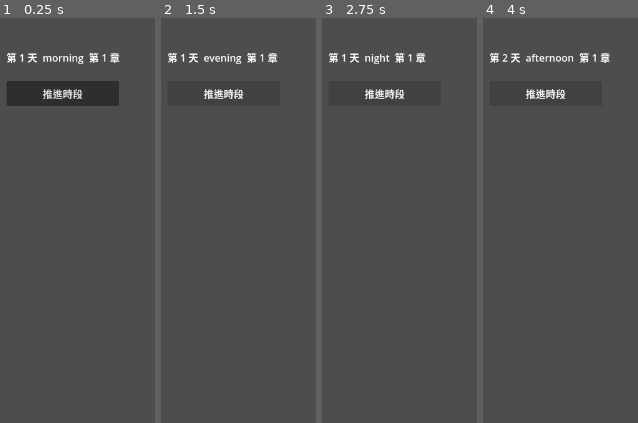
Above: before the commit, frames 1-4 (left to right).
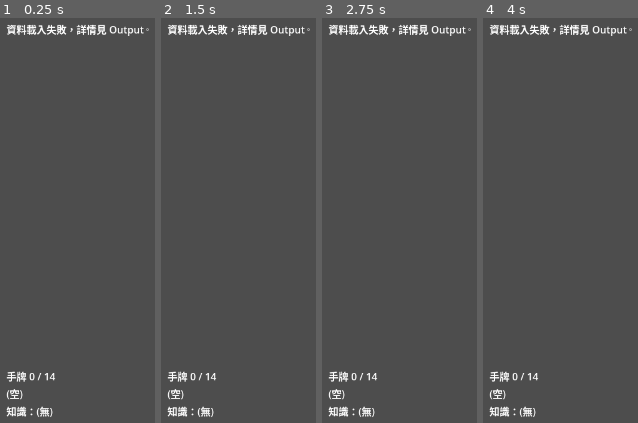
Above: after the commit, the same moments.

Repository: shellpig/ReturnFare
Game: Godot game, scene res://scenes/main.tscn
Same seed, same stepped clock (60 frames per second), same inputs: the game is played once before the commit and once after it.
Inputs (mouse positions are in pixels of both pictures, inside the frame that each line leads up to):
- Up to frame 1 (0.25 s): no input
- Up to frame 2 (1.5 s): click (223, 94) at 0.5 s, where only the run before the commit has a clickable "推進時段"; click (223, 94) at 1.25 s, where only the run before the commit has a clickable "推進時段"
- Up to frame 3 (2.75 s): click (384, 94) at 2 s, where only the run before the commit has a clickable "推進時段"
- Up to frame 4 (4 s): tap Enter at 2.75 s; tap Space at 3.5 s

The runs differ from the first frame. In frame 1, 7.3% of the frame differs, in the area x 3-97%, y 1-99%; in frame 2, 3.4%; in frame 3, 3.3%; in frame 4, 3.5%.

Commit message:
feat(engine): P1-B hand group — gain/lose/has card, knowledge, madness instances, HandBar UI
gain_card routes by card type: knowledge cards go to knowledge dict (slotless),
madness cards create stamped instances with madness_clock entry,
protagonist/info cards go to hand (unique).

lose_card guards protagonist (push_error, no state change).
has_card / has_knowledge / hand_slots_used query state without side-effects.
serialize/deserialize extended: hand + madness_clock in run layer, knowledge in meta layer.

HandBar renders slots used / hand list / knowledge list;
subscribes to hand_changed + knowledge_changed signals.

Data._ready now resolves GameState via Engine.get_singleton for headless test compat.

Tests: test_hand_p1b.gd — 18 assertions across 6 subtests, all green.
_reset uses .clear on typed Array[String] to avoid silent set type mismatch.

Co-Authored-By: Claude Sonnet 4.6 <noreply@anthropic.com>

Diff:
--- a/scenes/main.tscn
+++ b/scenes/main.tscn
@@ -1,6 +1,7 @@
-[gd_scene load_steps=2 format=3 uid="uid://c0returnfare0main"]
+[gd_scene load_steps=3 format=3 uid="uid://c0returnfare0main"]
 
 [ext_resource type="Script" path="res://scenes/main.gd" id="1_main"]
+[ext_resource type="PackedScene" uid="uid://returnfare0handbar" path="res://scenes/ui/hand_bar.tscn" id="2_handbar"]
 
 [node name="Main" type="Control"]
 anchor_right = 1.0
@@ -26,3 +27,9 @@
 offset_right = 200.0
 offset_bottom = 160.0
 text = "推進時段"
+
+[node name="HandBar" parent="." instance=ExtResource("2_handbar")]
+offset_left = 20.0
+offset_top = 580.0
+offset_right = 1260.0
+offset_bottom = 720.0
--- /dev/null
+++ b/scenes/ui/hand_bar.gd
@@ -0,0 +1,27 @@
+extends VBoxContainer
+
+## 常駐手牌列。訂閱 GameState 的 hand_changed / knowledge_changed，狀態變化立即重繪。
+## 全文字實作（P1 版）；正式 UI 整層替換時此檔廢棄。
+
+const _LABEL_EMPTY_HAND := "(空)"
+const _LABEL_EMPTY_KNOWLEDGE := "(無)"
+
+@onready var _slots_label: Label = $SlotsLabel
+@onready var _hand_label: Label = $HandLabel
+@onready var _knowledge_label: Label = $KnowledgeLabel
+
+
+func _ready() -> void:
+	GameState.hand_changed.connect(_refresh)
+	GameState.knowledge_changed.connect(_refresh)
+	_refresh()
+
+
+func _refresh() -> void:
+	var limit: int = Data.tuning("hand_size", 14)
+	_slots_label.text = "手牌 %d / %d" % [GameState.hand_slots_used(), limit]
+	_hand_label.text = " ".join(GameState.hand) if not GameState.hand.is_empty() else _LABEL_EMPTY_HAND
+	var k_keys: Array = GameState.knowledge.keys()
+	_knowledge_label.text = "知識：" + (
+		" ".join(k_keys) if not k_keys.is_empty() else _LABEL_EMPTY_KNOWLEDGE
+	)
--- /dev/null
+++ b/scenes/ui/hand_bar.tscn
@@ -0,0 +1,15 @@
+[gd_scene load_steps=2 format=3 uid="uid://returnfare0handbar"]
+
+[ext_resource type="Script" path="res://scenes/ui/hand_bar.gd" id="1_hand_bar"]
+
+[node name="HandBar" type="VBoxContainer"]
+script = ExtResource("1_hand_bar")
+
+[node name="SlotsLabel" type="Label" parent="."]
+text = "手牌 0 / 14"
+
+[node name="HandLabel" type="Label" parent="."]
+text = "(空)"
+
+[node name="KnowledgeLabel" type="Label" parent="."]
+text = "知識：(無)"
--- a/scripts/autoload/data.gd
+++ b/scripts/autoload/data.gd
@@ -22,10 +22,16 @@
 		return
 
 	# tuning.phases_per_day 只是一致性驗證，它本身不是可調數值（規格書第二節）
+	# Engine.get_singleton 讓 headless fixture 測試也能用（--script 模式無 autoload 全域名）
 	var ppd: Variant = loader.tuning.get("phases_per_day")
-	if ppd != GameState.ACTION_PHASES.size():
+	var gs_node := Engine.get_singleton("GameState")
+	if gs_node == null:
+		push_error("[Data] GameState singleton not found")
+		return
+	var expected_count: int = gs_node.ACTION_PHASES.size()
+	if ppd != expected_count:
 		push_error("[Data] tuning.phases_per_day=%s ≠ ACTION_PHASES count=%d" % [
-			str(ppd), GameState.ACTION_PHASES.size()
+			str(ppd), expected_count
 		])
 		return
 
--- a/scripts/autoload/game_state.gd
+++ b/scripts/autoload/game_state.gd
@@ -1,7 +1,8 @@
 extends Node
 
 ## GameState autoload: 全部 runtime 狀態的唯一容器（規格書第一節）。
-## P1-A 範圍：時間群與序列化骨架。其餘群先立空欄位，各 Phase 再填。
+## P1-A：時間群與序列化骨架。
+## P1-B：手牌群（hand / knowledge / madness_clock）。
 
 const CHAPTER_START_DAYS := [1, 16, 33]
 const LAST_DAY := 45
@@ -12,14 +13,24 @@
 var day: int = 1
 var phase: String = "morning"
 
-# --- 其他群（各 Phase 填入；已在此立位讓序列化結構穩定）---
-var action_spent: bool = false        # P1-D 才有人寫，P1-A 只進序列化
+# --- 手牌群 ---
+var hand: Array[String] = []          # 佔格卡 id，有序；主角卡恆在 index 0（run 層）
+var knowledge: Dictionary = {}        # id -> true（Set；slotless 卡；meta 層，不隨輪重置）
+var madness_clock: Dictionary = {}    # 實例 id -> 剩餘天數（P1 只建結構，P2 才走錶；run 層）
+var _madness_counter: int = 0         # 實例編號計數器（run 層）
+
+# --- 其他群（各 Phase 填入）---
+var action_spent: bool = false        # P1-D 才有人寫（run 層）
 
 signal phase_changed(day: int, phase: String)
 signal day_changed(day: int)
 signal chapter_changed(chapter: int)
 signal run_ended(ending_id: String)
+signal hand_changed
+signal knowledge_changed
 
+
+# ── 時段狀態機 ──────────────────────────────────────────────────────────────
 
 func chapter() -> int:
 	for i in range(CHAPTER_START_DAYS.size() - 1, -1, -1):
@@ -58,14 +69,92 @@
 		chapter_changed.emit(new_ch)
 
 
+# ── 手牌操作 ────────────────────────────────────────────────────────────────
+
+## 取得卡片（按型別分流：slotless → knowledge；madness → 新實例進 hand；其餘 unique）。
+func gain_card(id: String) -> void:
+	var card: Dictionary = Data.loader.cards.get(id, {})
+	if card.is_empty():
+		push_error("gain_card: unknown card id '%s'" % id)
+		return
+
+	if card.get("slotless", false):
+		# knowledge 類：不佔格，進知識集合（冪等）
+		if knowledge.has(id):
+			return
+		knowledge[id] = true
+		knowledge_changed.emit()
+		return
+
+	if card.get("type", "") == "madness":
+		# 唯一的多實例卡
+		_madness_counter += 1
+		var inst := id + "#" + str(_madness_counter)
+		hand.append(inst)
+		madness_clock[inst] = Data.tuning("madness_countdown_days", 7)
+		hand_changed.emit()
+		return
+
+	# 其餘卡：unique（已持有 = no-op，含知識集合）
+	if has_card(id):
+		return
+	hand.append(id)
+	hand_changed.emit()
+
+
+## 丟棄卡片（can作用於 hand 與 knowledge；丟主角卡 = push_error）。
+func lose_card(id: String) -> void:
+	var base_id := _card_base_id(id)
+	var card: Dictionary = Data.loader.cards.get(base_id, {})
+	if card.get("type", "") == "protagonist":
+		push_error("lose_card: cannot lose protagonist card (data bug)")
+		return
+
+	var idx := hand.find(id)
+	if idx >= 0:
+		hand.remove_at(idx)
+		if card.get("type", "") == "madness":
+			madness_clock.erase(id)
+		hand_changed.emit()
+		return
+
+	if knowledge.has(id):
+		knowledge.erase(id)
+		knowledge_changed.emit()
+		return
+
+	push_error("lose_card: card '%s' not found in hand or knowledge" % id)
+
+
+## 持有檢查：hand ∪ knowledge（備用區不算）。
+func has_card(id: String) -> bool:
+	return hand.has(id) or knowledge.has(id)
+
+
+func has_knowledge(id: String) -> bool:
+	return knowledge.has(id)
+
+
+## 手牌佔格數（hand 裡的每個元素都佔一格；knowledge 不算）。
+func hand_slots_used() -> int:
+	return hand.size()
+
+
+# ── 序列化 ──────────────────────────────────────────────────────────────────
+
 func serialize() -> Dictionary:
 	return {
 		"run": {
 			"day": day,
 			"phase": phase,
 			"action_spent": action_spent,
+			"hand": hand.duplicate(),
+			"madness_clock": madness_clock.duplicate(),
+			"_madness_counter": _madness_counter,
 		},
-		"meta": {}
+		"meta": {
+			"knowledge": knowledge.duplicate(),
+		}
 	}
 
 
@@ -74,3 +163,18 @@
 	day = run.get("day", 1)
 	phase = run.get("phase", "morning")
 	action_spent = run.get("action_spent", false)
+	hand = run.get("hand", []).duplicate()
+	madness_clock = run.get("madness_clock", {}).duplicate()
+	_madness_counter = run.get("_madness_counter", 0)
+
+	var meta: Dictionary = d.get("meta", {})
+	knowledge = meta.get("knowledge", {}).duplicate()
+
+
+# ── 內部工具 ─────────────────────────────────────────────────────────────────
+
+func _card_base_id(id: String) -> String:
+	var hash_idx := id.rfind("#")
+	if hash_idx >= 0:
+		return id.substr(0, hash_idx)
+	return id
--- /dev/null
+++ b/tests/headless/test_hand_p1b.gd
@@ -0,0 +1,227 @@
+extends SceneTree
+
+## P1-B headless 驗收測試：手牌群 gain_card / lose_card / has_card / serialize。
+## 跑法：
+##   Godot_v4.6.3-stable_win64_console.exe --headless --path . --script res://tests/headless/test_hand_p1b.gd
+## 全綠 exit 0；任一失敗 exit 1。
+
+## 已知 card id（來自 data/cards.json）
+const ID_PROTAGONIST := "protagonist"
+const ID_KNOWLEDGE    := "k_forty_something"
+const ID_INFO         := "info_husband_version"
+const ID_MADNESS      := "madness"
+
+
+func _initialize() -> void:
+	# 手動建立兩個 singleton。
+	# get_root().add_child() 讓 _ready() 在第一幀執行，所以先等一幀再繼續。
+	var gs: Node = load("res://scripts/autoload/game_state.gd").new()
+	gs.name = "GameState"
+	get_root().add_child(gs)
+	Engine.register_singleton("GameState", gs)
+
+	var data_node: Node = load("res://scripts/autoload/data.gd").new()
+	data_node.name = "Data"
+	get_root().add_child(data_node)
+	Engine.register_singleton("Data", data_node)
+
+	# 等第一幀：讓 _ready() 執行完
+	await process_frame
+
+	if not data_node.get("ok"):
+		push_error("P1-B: Data failed to load; abort")
+		quit(1)
+		return
+
+	var failed := 0
+	failed += _test_knowledge_routing(gs)
+	failed += _test_info_gain_unique(gs)
+	failed += _test_protagonist_gain_lose(gs)
+	failed += _test_madness_multi_instance(gs)
+	failed += _test_slots_used(gs)
+	failed += _test_serialize_roundtrip(gs)
+
+	Engine.unregister_singleton("Data")
+	Engine.unregister_singleton("GameState")
+
+	if failed > 0:
+		push_error("P1-B: %d test(s) failed" % failed)
+		quit(1)
+	else:
+		print("P1-B: all tests passed")
+		quit(0)
+
+
+func _ok(msg: String) -> int:
+	print("  ok  " + msg)
+	return 0
+
+
+func _fail(msg: String) -> int:
+	push_error("  FAIL  " + msg)
+	return 1
+
+
+# knowledge 型別卡 → 進 knowledge，不進 hand；重複取得 no-op
+func _test_knowledge_routing(gs: Node) -> int:
+	print("--- knowledge_routing ---")
+	_reset(gs)
+	gs.call("gain_card", ID_KNOWLEDGE)
+	var failed := 0
+	if not gs.get("knowledge").has(ID_KNOWLEDGE):
+		failed += _fail("knowledge not in knowledge dict after gain")
+	else:
+		failed += _ok("gain knowledge → knowledge dict")
+	if gs.get("hand").has(ID_KNOWLEDGE):
+		failed += _fail("knowledge appeared in hand (should never)")
+	else:
+		failed += _ok("knowledge not in hand")
+
+	gs.call("gain_card", ID_KNOWLEDGE)
+	if gs.get("knowledge").size() != 1:
+		failed += _fail("gain same knowledge twice: size=%d (expect 1)" % gs.get("knowledge").size())
+	else:
+		failed += _ok("gain same knowledge twice: no-op (idempotent)")
+	return failed
+
+
+# 一般卡（info）→ 進 hand；重複取得 no-op
+func _test_info_gain_unique(gs: Node) -> int:
+	print("--- info_gain_unique ---")
+	_reset(gs)
+	gs.call("gain_card", ID_INFO)
+	var failed := 0
+	if not gs.get("hand").has(ID_INFO):
+		failed += _fail("info not in hand after gain")
+	else:
+		failed += _ok("gain info → hand")
+
+	gs.call("gain_card", ID_INFO)
+	var count := 0
+	for c in gs.get("hand"):
+		if c == ID_INFO:
+			count += 1
+	if count != 1:
+		failed += _fail("gain same info twice: count=%d (expect 1)" % count)
+	else:
+		failed += _ok("gain same info twice: no-op (idempotent)")
+
+	gs.call("lose_card", ID_INFO)
+	if gs.get("hand").has(ID_INFO):
+		failed += _fail("info still in hand after lose")
+	else:
+		failed += _ok("lose info → removed from hand")
+	return failed
+
+
+# protagonist → 進 hand；lose protagonist = push_error（不 crash，不改狀態）
+func _test_protagonist_gain_lose(gs: Node) -> int:
+	print("--- protagonist_gain_lose ---")
+	_reset(gs)
+	gs.call("gain_card", ID_PROTAGONIST)
+	var failed := 0
+	if not gs.get("hand").has(ID_PROTAGONIST):
+		failed += _fail("protagonist not in hand after gain")
+	else:
+		failed += _ok("gain protagonist → hand")
+
+	var size_before: int = gs.get("hand").size()
+	gs.call("lose_card", ID_PROTAGONIST)
+	if gs.get("hand").size() != size_before:
+		failed += _fail("hand size changed after lose protagonist (should be push_error only)")
+	else:
+		failed += _ok("lose protagonist: hand unchanged (push_error only)")
+	return failed
+
+
+# madness → 多實例；每次 gain 新建一個 id
+func _test_madness_multi_instance(gs: Node) -> int:
+	print("--- madness_multi_instance ---")
+	_reset(gs)
+	gs.call("gain_card", ID_MADNESS)
+	gs.call("gain_card", ID_MADNESS)
+	var hand: Array = gs.get("hand")
+	var failed := 0
+
+	if hand.size() != 2:
+		failed += _fail("madness: expected 2 instances in hand, got %d" % hand.size())
+	else:
+		failed += _ok("madness: 2 distinct instances in hand")
+	if hand.size() >= 2 and hand[0] == hand[1]:
+		failed += _fail("madness: two instances have same id '%s'" % hand[0])
+	elif hand.size() >= 2:
+		failed += _ok("madness: instance ids are distinct (%s / %s)" % [hand[0], hand[1]])
+
+	var inst0: String = hand[0]
+	gs.call("lose_card", inst0)
+	var hand_after: Array = gs.get("hand")
+	if hand_after.has(inst0):
+		failed += _fail("madness instance still in hand after lose")
+	else:
+		failed += _ok("lose madness instance: removed from hand")
+	if hand_after.size() != 1:
+		failed += _fail("hand size after lose one madness: %d (expect 1)" % hand_after.size())
+	else:
+		failed += _ok("hand size after lose one madness: 1")
+	return failed
+
+
+# hand_slots_used = hand.size()；knowledge 不計入
+func _test_slots_used(gs: Node) -> int:
+	print("--- slots_used ---")
+	_reset(gs)
+	gs.call("gain_card", ID_PROTAGONIST)
+	gs.call("gain_card", ID_INFO)
+	gs.call("gain_card", ID_KNOWLEDGE)
+
+	var slots: int = gs.call("hand_slots_used")
+	var failed := 0
+	if slots != 2:
+		failed += _fail("hand_slots_used: expect 2 (protagonist+info), got %d" % slots)
+	else:
+		failed += _ok("hand_slots_used: 2 (knowledge not counted)")
+	if gs.call("has_card", ID_KNOWLEDGE):
+		failed += _ok("has_card(knowledge): true")
+	else:
+		failed += _fail("has_card(knowledge): should be true (in knowledge dict)")
+	if not gs.call("has_knowledge", ID_KNOWLEDGE):
+		failed += _fail("has_knowledge: should be true")
+	else:
+		failed += _ok("has_knowledge: true")
+	return failed
+
+
+# serialize/deserialize: hand + knowledge 往返相等（meta 層保留 knowledge）
+func _test_serialize_roundtrip(gs: Node) -> int:
+	print("--- serialize_roundtrip_p1b ---")
+	_reset(gs)
+	gs.call("gain_card", ID_PROTAGONIST)
+	gs.call("gain_card", ID_INFO)
+	gs.call("gain_card", ID_KNOWLEDGE)
+
+	var snap: Dictionary = gs.call("serialize")
+	_reset(gs)
+	gs.call("deserialize", snap)
+
+	var failed := 0
+	if not gs.get("hand").has(ID_PROTAGONIST):
+		failed += _fail("roundtrip: protagonist missing from hand")
+	else:
+		failed += _ok("roundtrip: protagonist in hand")
+	if not gs.get("hand").has(ID_INFO):
+		failed += _fail("roundtrip: info missing from hand")
+	else:
+		failed += _ok("roundtrip: info in hand")
+	if not gs.get("knowledge").has(ID_KNOWLEDGE):
+		failed += _fail("roundtrip: knowledge missing from knowledge dict (meta layer)")
+	else:
+		failed += _ok("roundtrip: knowledge in meta layer")
+	return failed
+
+
+func _reset(gs: Node) -> void:
+	# Array[String] 不接受 set("hand", []) 替換，用 clear() 清空現有引用
+	(gs.get("hand") as Array).clear()
+	(gs.get("knowledge") as Dictionary).clear()
+	(gs.get("madness_clock") as Dictionary).clear()
+	gs.set("_madness_counter", 0)
Not shown, added: scenes/ui/hand_bar.gd.uid
Not shown, added: tests/headless/test_hand_p1b.gd.uid
